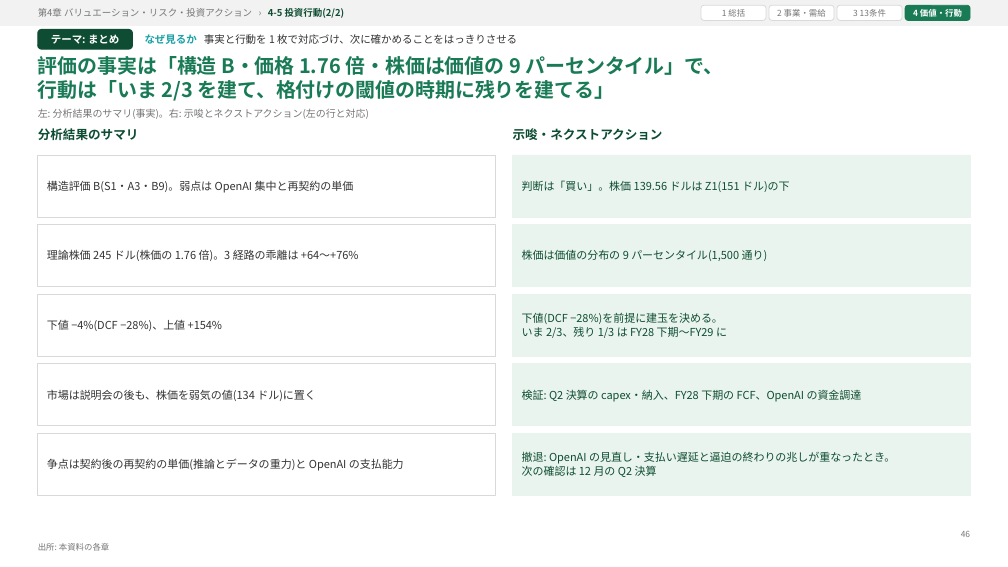
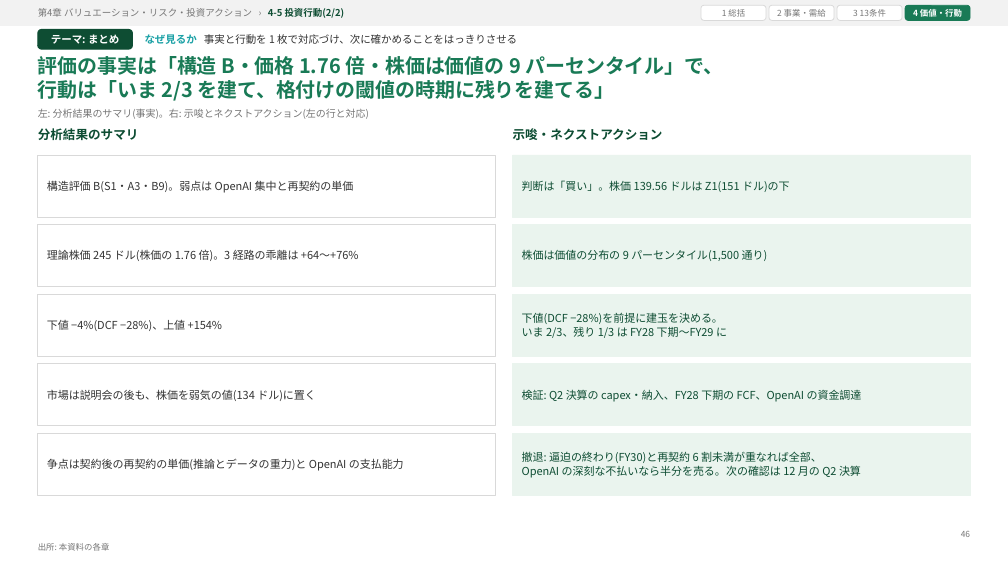
Before and after one commit to fzhmc9vmsh-creator/AI, a slide deck: slide 46 of reports/ORCL/ORCL_deck_2026-10-30_v45.pptx. Drawn at 1008x567 pixels with LibreOffice and Linux fonts; fonts in the diff are those of the drawing. Boxes give left, top, right and bottom in pixels: in the first picture for what was removed or moved away, otherwise in the second. Text is boxed around its words. In the diff, an @@ line names an element or a change of style, - is before the commit and + after.

```diff
--- a/reports/ORCL/ORCL_deck_2026-10-30_v45.pptx
+++ b/reports/ORCL/ORCL_deck_2026-10-30_v45.pptx
@@ text at bbox=[522, 451, 861, 478]: text changed @@
-撤退: OpenAI の見直し・支払い遅延と逼迫の終わりの兆しが重なったとき。
-次の確認は 12 月の Q2 決算
+撤退: 逼迫の終わり(FY30)と再契約 6 割未満が重なれば全部、
+OpenAI の深刻な不払いなら半分を売る。次の確認は 12 月の Q2 決算
```
Also in this commit, not shown: 5 other slides changed, 1 slide added, 8 other files.
